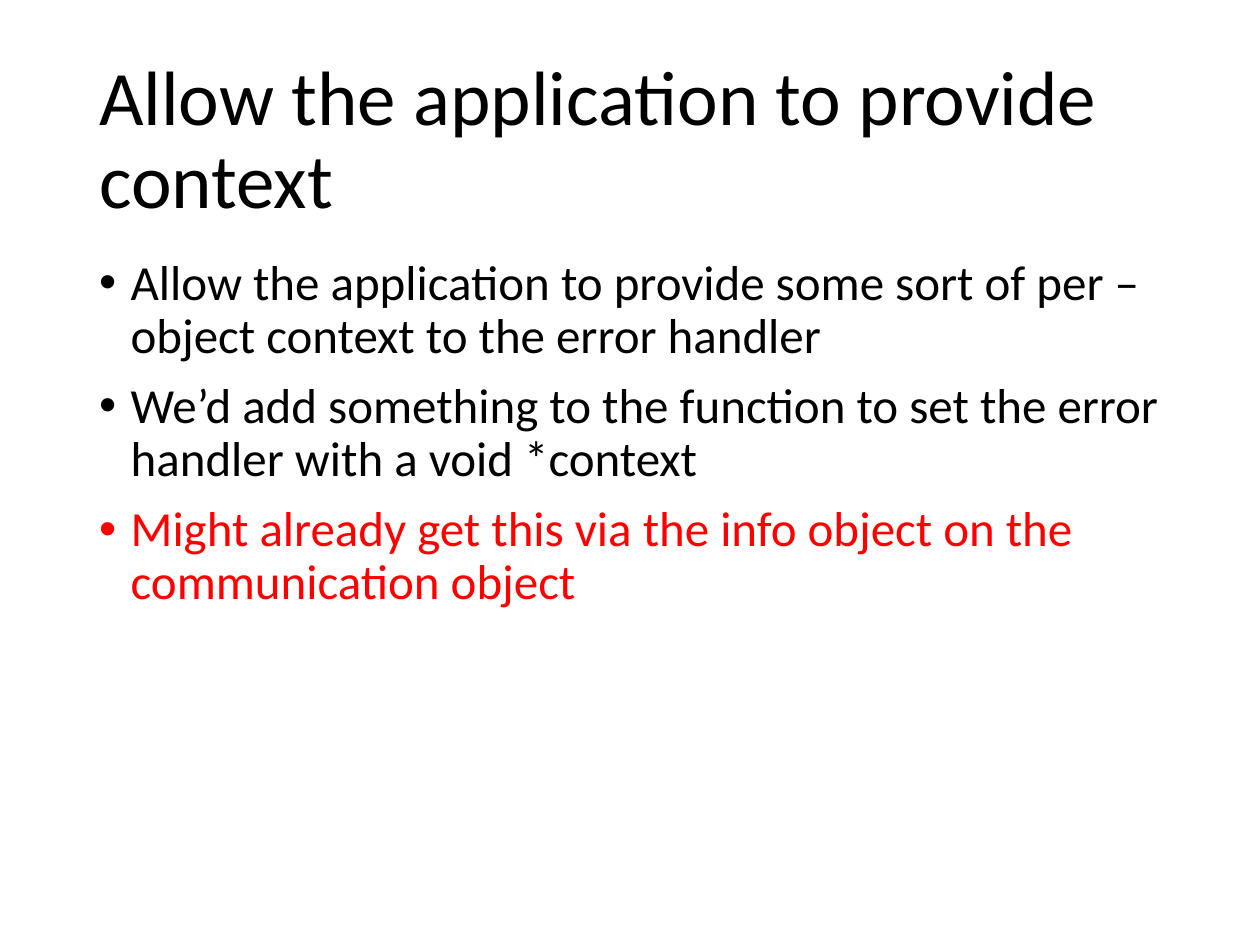
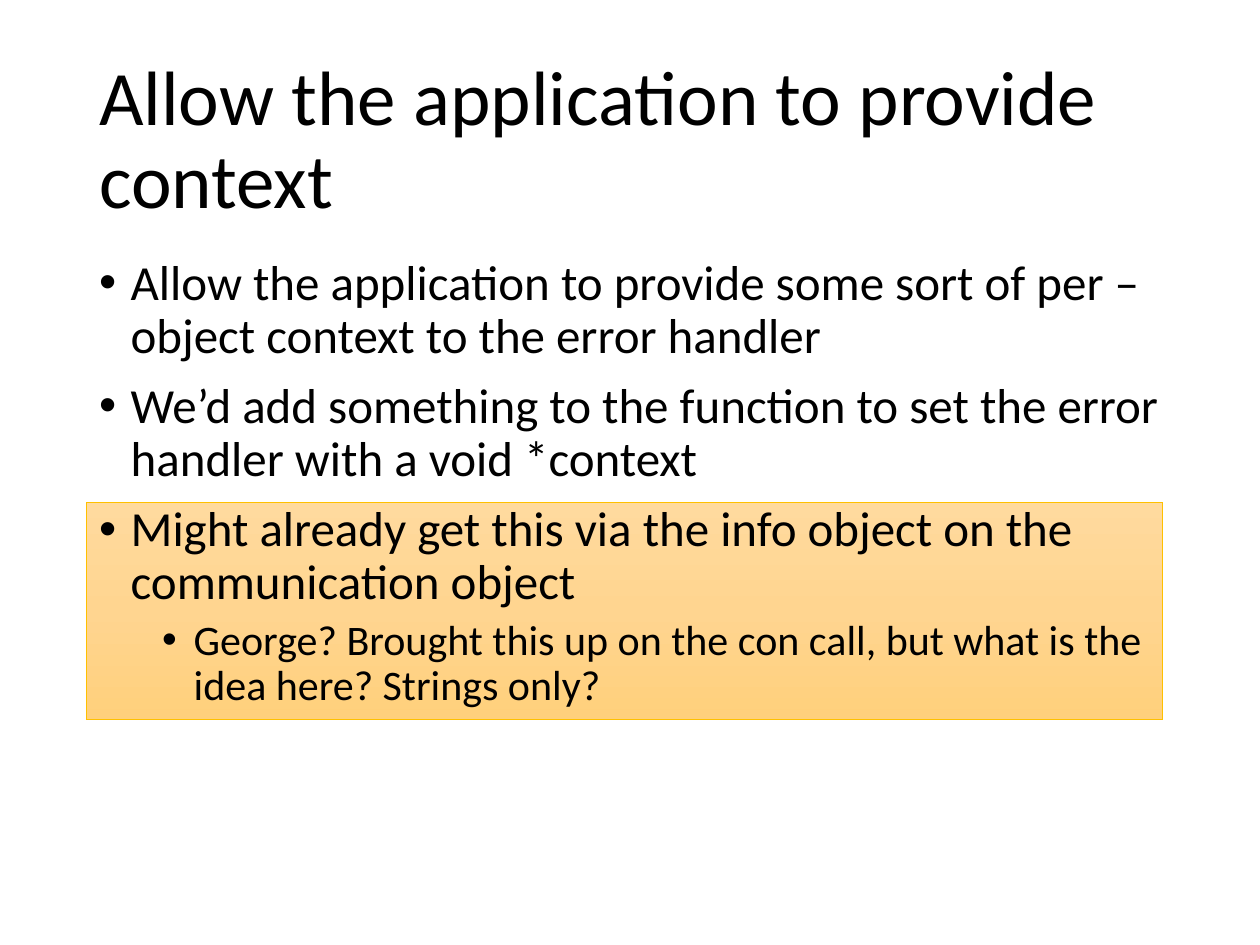
Before and after one commit to mpiwg-ft/ft-issues, a slide deck: slide 7 of slides/2016-03-01-FTWG-Error-Handlers.pptx (slide 6 before the commit). Drawn at 1260x945 pixels with LibreOffice and Linux fonts; fonts in the diff are those of the drawing. Boxes give left, top, right and bottom in pixels: in the first picture for what was removed or moved away, otherwise in the second. Text is boxed around its words. In the diff, an @@ line names an element or a change of style, - is before the commit and + after.

```diff
--- a/slides/2016-03-01-FTWG-Error-Handlers.pptx
+++ b/slides/2016-03-01-FTWG-Error-Handlers.pptx
@@ rectangle added at (87, 503, 1163, 719), fill gradient #FFDB9E to #FFD590 to #FFD07C, outline #FFC000 0.5 pt @@
@@ text at (131, 512, 1072, 608): text colour #FF0000 to #000000 in "Might already get this via the info ..." @@
@@ text at (194, 625, 1141, 708): paragraph added @@
+  • George? Brought this up on the con call, but what is the idea here? Strings only?
```
Also in this commit, not shown: 6 other slides changed, 1 slide added.
